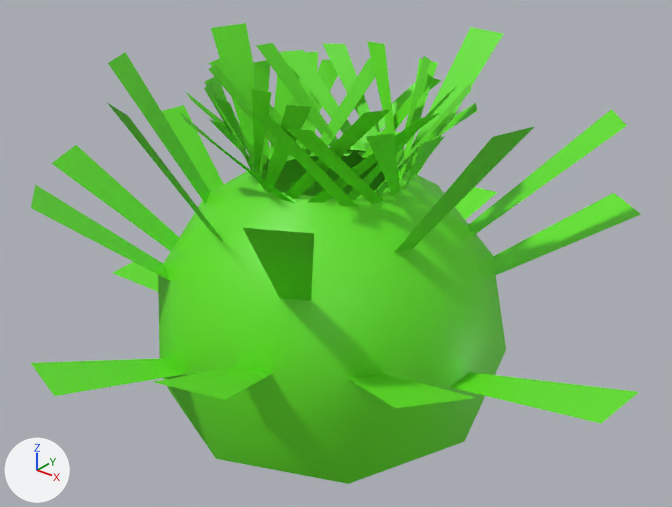
Two versions of the glTF model jokastree.gltf, one commit apart.
Both versions are drawn from a camera (50 mm lens) standing at (45.5, -55.8, 47.8) and looking at (1.2, -0.5, 13.5). The axes (+X, +Y, +Z) are drawn at lower left. The lights are the same throughout. Where no turn or scale is listed for an object, it has been applied to the vertices.
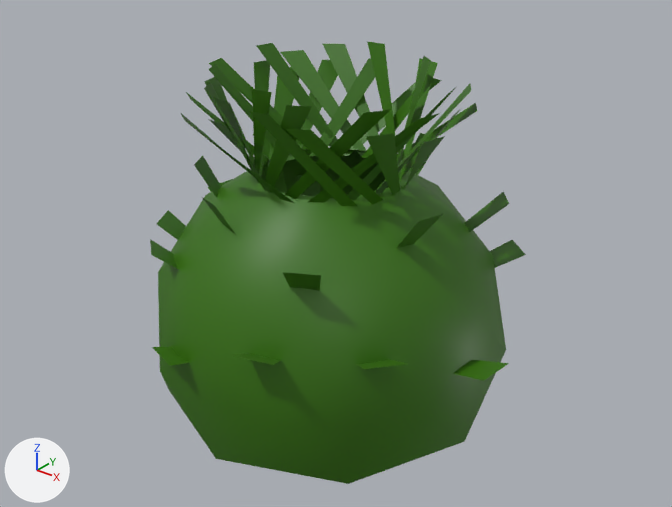
The change, as a diff of the scene's bpy script:
```diff
--- a/jokastree.gltf.py
+++ b/jokastree.gltf.py
@@ mat_green @@
 mat_green = principled_material('Green')
-mat_green.base_color = (0.128, 0.8, 0.016)  # green #64e722
+mat_green.base_color = (0.0375, 0.164, 0.0)  # dark green #367100
@@ ob_sphere_002 @@
 ob_sphere_002.location = (0.0, 0.0, 6.0)
-ob_sphere_002.scale = (15.7, 15.7, 15.7)
+ob_sphere_002.scale = (10.0, 10.0, 10.0)
```

Where the change shows, as pixel boxes (x1, y1, x2, y2) in the pictures (672 x 507 px):
'Sphere', recoloured: (158, 149, 506, 484) in both
'Sphere.002', recoloured, rescaled (38% narrower, 38% shorter): before (31, 23, 641, 423); after (150, 133, 526, 381)
'Sphere.001', recoloured: (186, 42, 471, 203) in both
'Sphere.003', recoloured: (181, 58, 477, 206) in both
